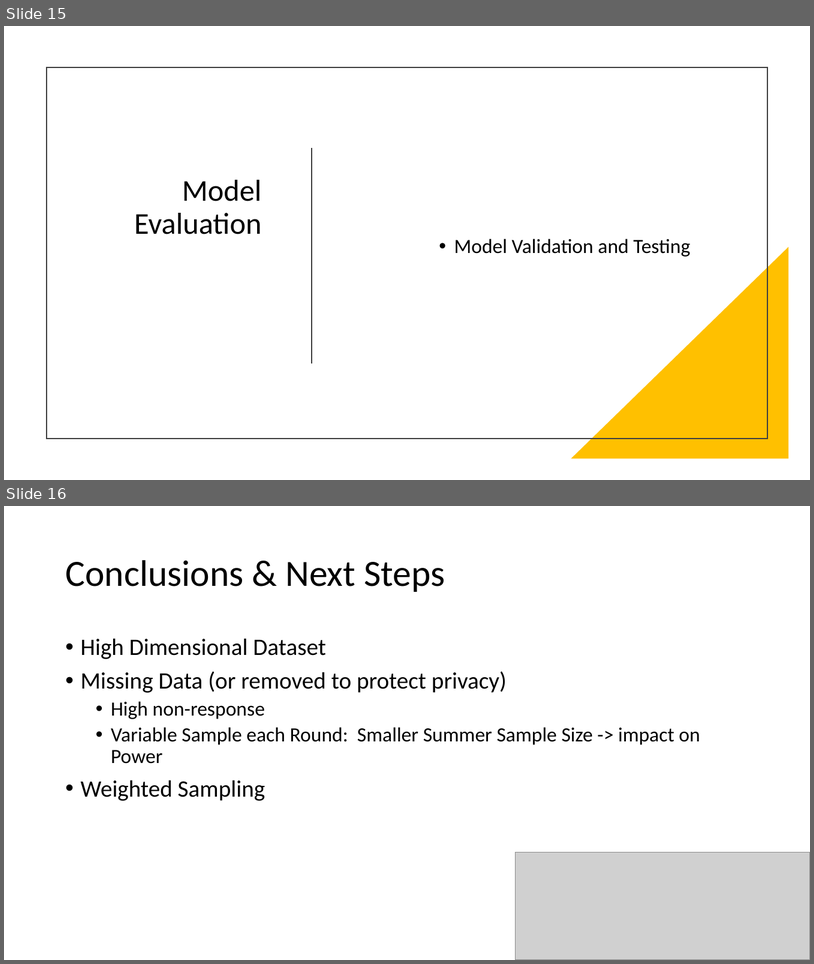
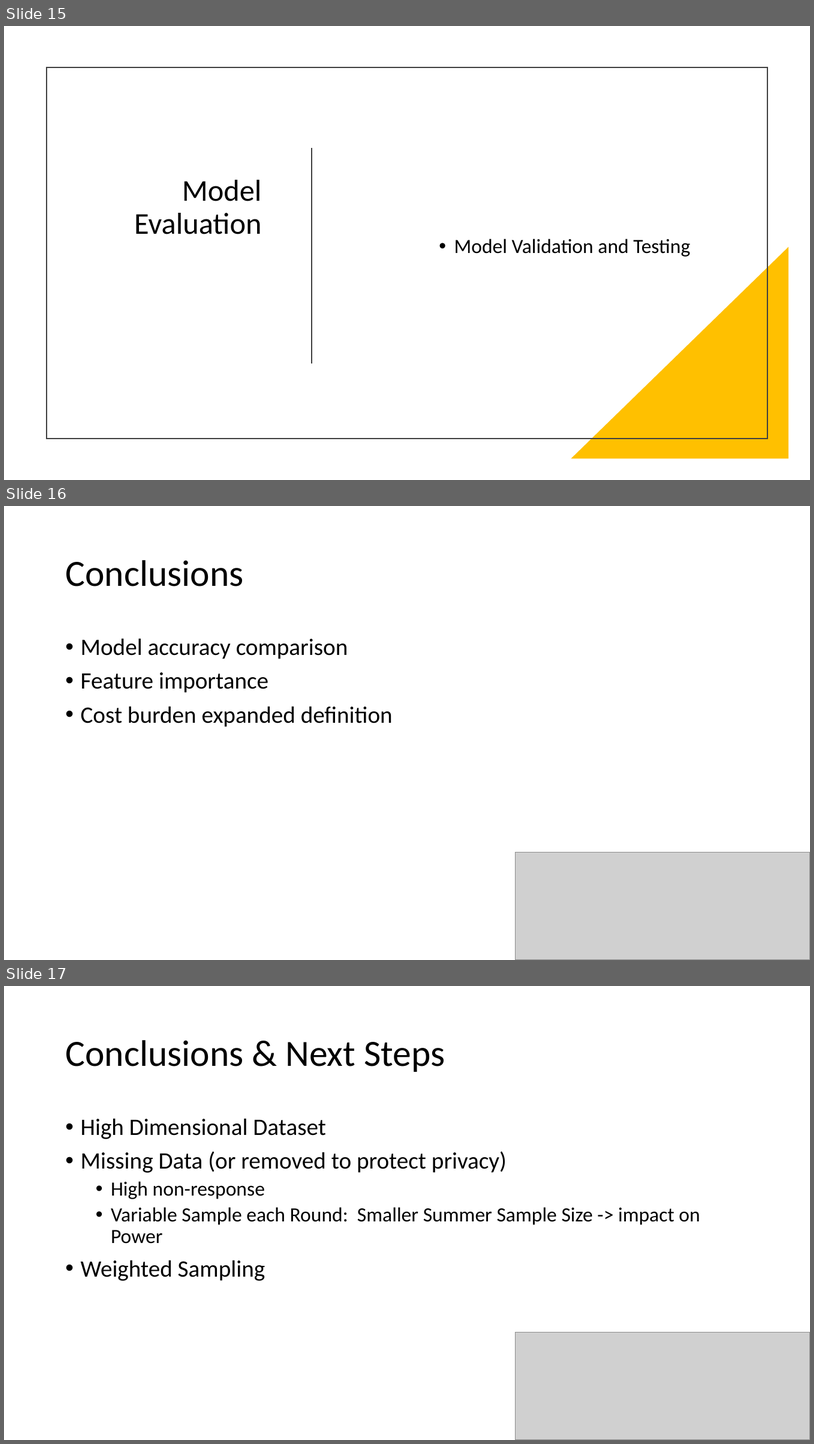
Before and after one commit to shivangiv/MCBS-Healthcare-Analytics, a slide deck: ALY6160GroupFINAL.pptx. Shown one above the other, each under a label of ours: slides 15 and 16 before the commit, slides 15, 16 and 17 after it. The pictures are 814x964 and 814x1444 pixels, drawn with LibreOffice and Linux fonts; fonts in the diff are those of the drawing; grey boxes stand for pictures. Boxes give left, top, right and bottom in pixels: in the first picture for what was removed or moved away, otherwise in the second. Text is boxed around its words. In the diff, an @@ line names an element or a change of style, - is before the commit and + after.

```diff
--- a/ALY6160GroupFINAL.pptx
+++ b/ALY6160GroupFINAL.pptx
@@ slide 16 added at [4, 506, 810, 960], background #FFFFFF @@
@@ title added at [65, 560, 243, 586], 44 pt, text #000000 @@
+Conclusions
@@ text added at [81, 638, 393, 727], 28 pt, text #000000 @@
+• Model accuracy comparison
+• Feature importance
+• Cost burden expanded definition
@@ picture added at [516, 852, 810, 960] @@
@@ what was slide 16 is now slide 17 @@
```
Also in this commit, not shown: 4 slides changed.
